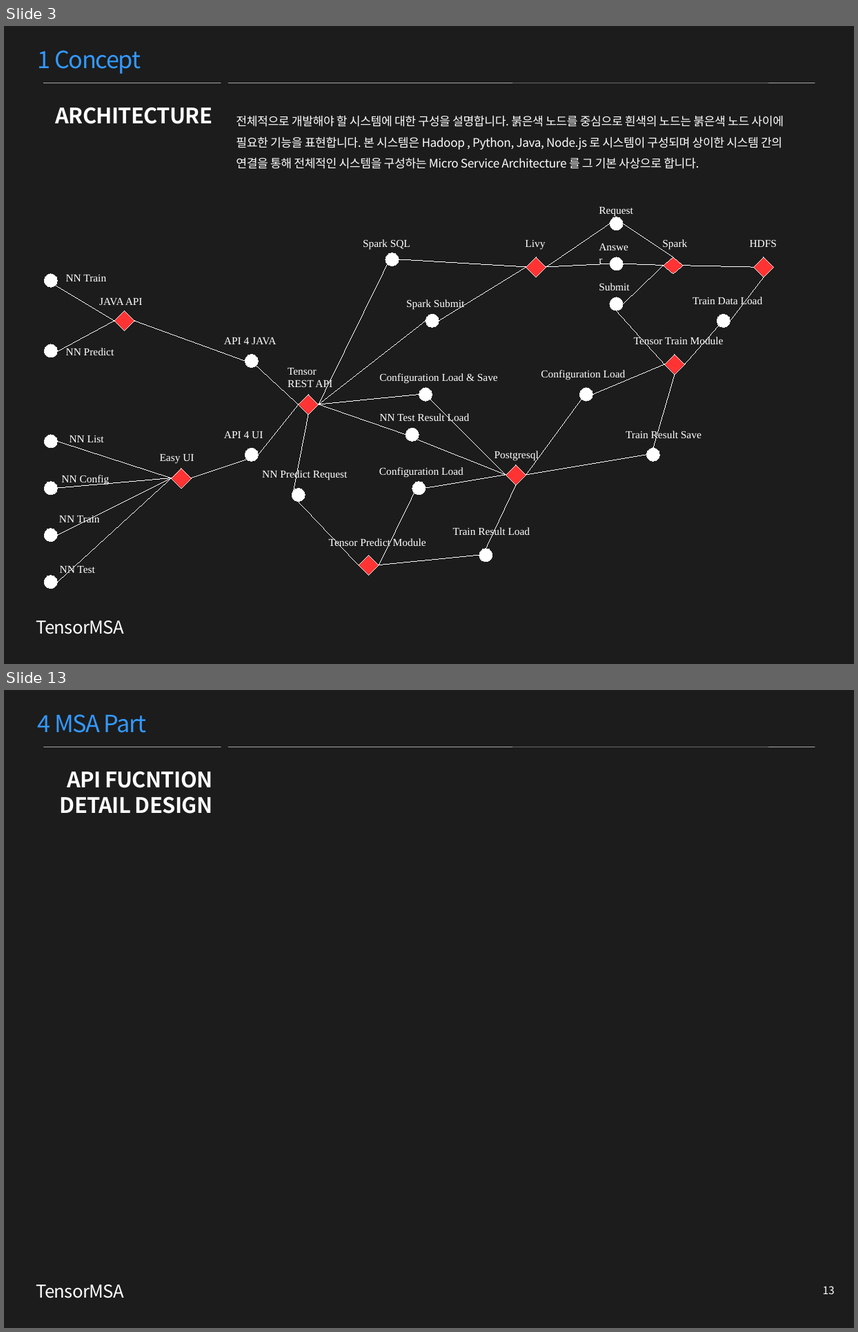
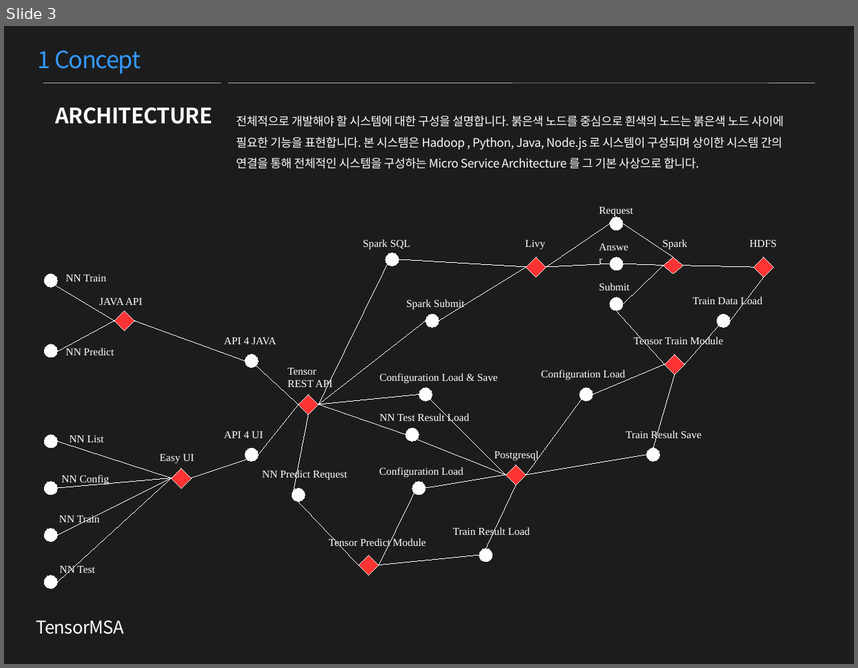
Before and after one commit to TensorMSA/tensormsa_old, a slide deck: TensorMSA.pptx. Shown one above the other, each under a label of ours: slides 3 and 13 before the commit, slide 3 after it; the slides between them are not shown. The pictures are 858x1332 and 858x668 pixels, drawn with LibreOffice and Linux fonts; fonts in the diff are those of the drawing. Boxes give left, top, right and bottom in pixels: in the first picture for what was removed or moved away, otherwise in the second. Text is boxed around its words. In the diff, an @@ line names an element or a change of style, - is before the commit and + after.

Commit message:
update project design contents

```diff
--- a/TensorMSA.pptx
+++ b/TensorMSA.pptx
@@ slide 13 removed at (4,690,854,1328), background #1C1C1C @@
@@ text removed at (38,714,147,733) @@
-4 MSA Part
@@ line removed from (44, 747) to (221, 747) @@
@@ line removed from (228, 747) to (815, 747) @@
@@ text removed at (60,771,212,814) @@
-API FUCNTION
-DETAIL DESIGN
@@ text removed at (36,1284,125,1298) @@
-TensorMSA
@@ page number removed at (823,1285,835,1294) @@
-13
```
Also in this commit, not shown: 7 slides changed, 11 slides added, 6 other slides removed.
